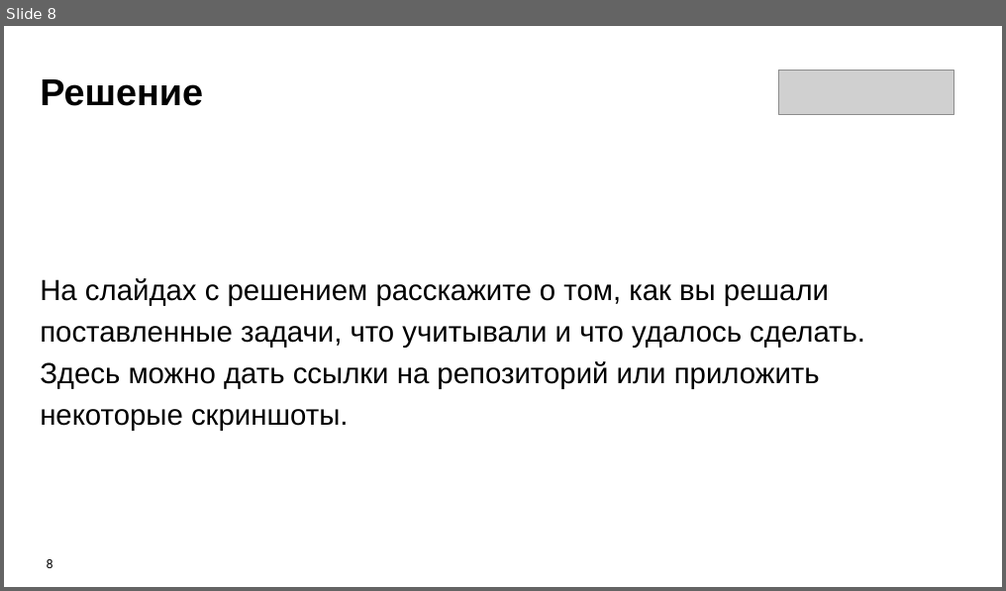
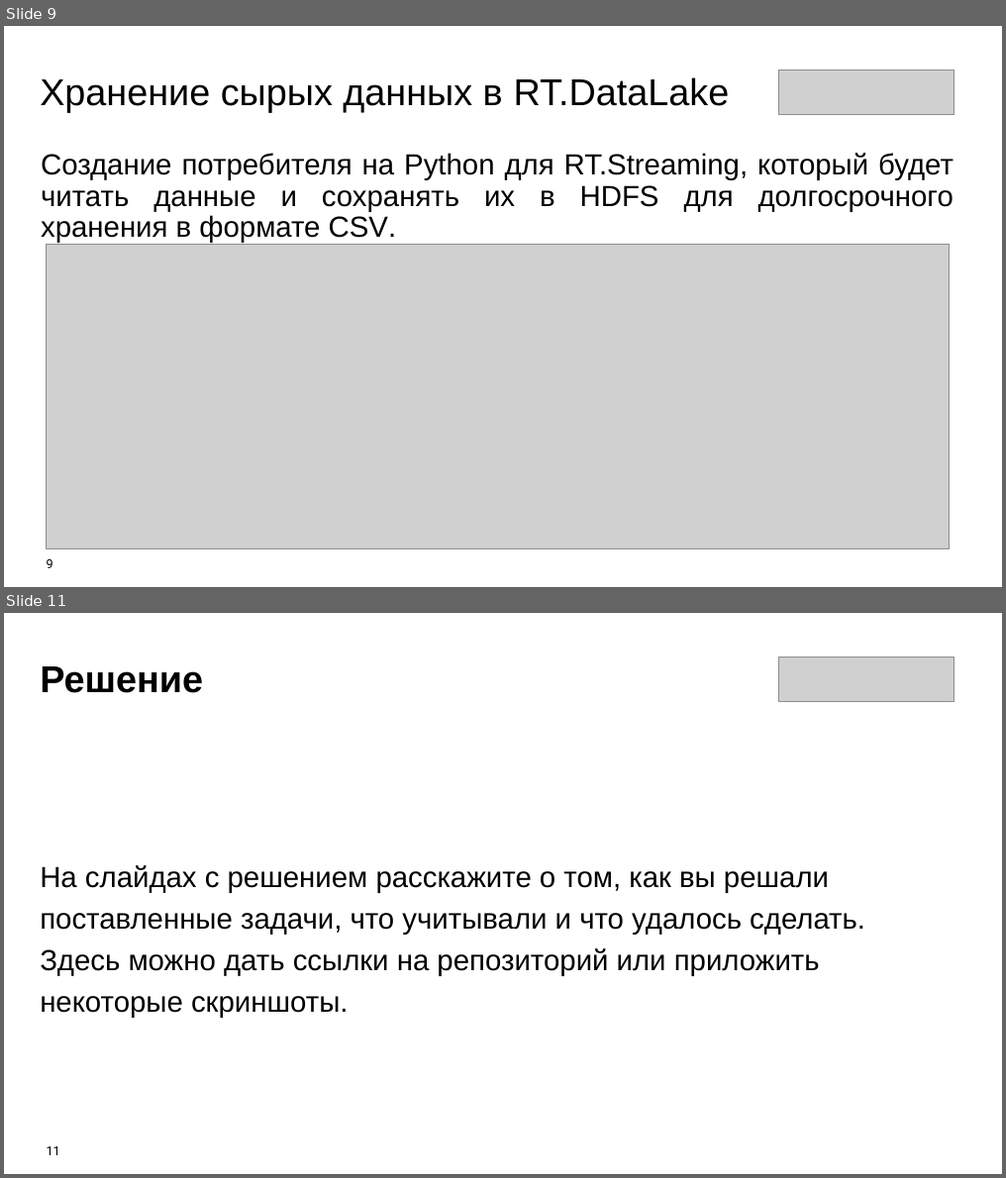
Before and after one commit to Olmeor/Data-engineer_Rostelecom_programming_school, a slide deck: Сertification/presentation.pptx. Shown one above the other, each under a label of ours: slide 8 before the commit, slides 9 and 11 after it; the slides between them are not shown. The pictures are 1006x591 and 1006x1178 pixels, drawn with LibreOffice and Linux fonts; fonts in the diff are those of the drawing; grey boxes stand for pictures. Boxes give left, top, right and bottom in pixels: in the first picture for what was removed or moved away, otherwise in the second. Text is boxed around its words. In the diff, an @@ line names an element or a change of style, - is before the commit and + after.

```diff
--- a/Сertification/presentation.pptx
+++ b/Сertification/presentation.pptx
@@ slide 9 added at [4, 26, 1002, 587], background #FFFFFF @@
@@ text added at [40, 77, 730, 113], 36 pt, text #000000 @@
+Хранение сырых данных в RT.DataLake
@@ picture added at [779, 70, 953, 114] @@
@@ text added at [41, 153, 953, 243], 28 pt, text #000000 @@
+Создание потребителя на Python для RT.Streaming, который будет читать данные и сохранять их в HDFS для долгосрочного хранения в формате CSV.
@@ picture added at [46, 244, 948, 550] @@
@@ page number added at [47, 560, 54, 569], 12 pt, text #000000 @@
+9
@@ what was slide 8 is now slide 11 @@
@@ page number at [47, 1147, 60, 1156]: text changed @@
-8
+11
```
Also in this commit, not shown: 2 slides changed, 2 other slides added.
